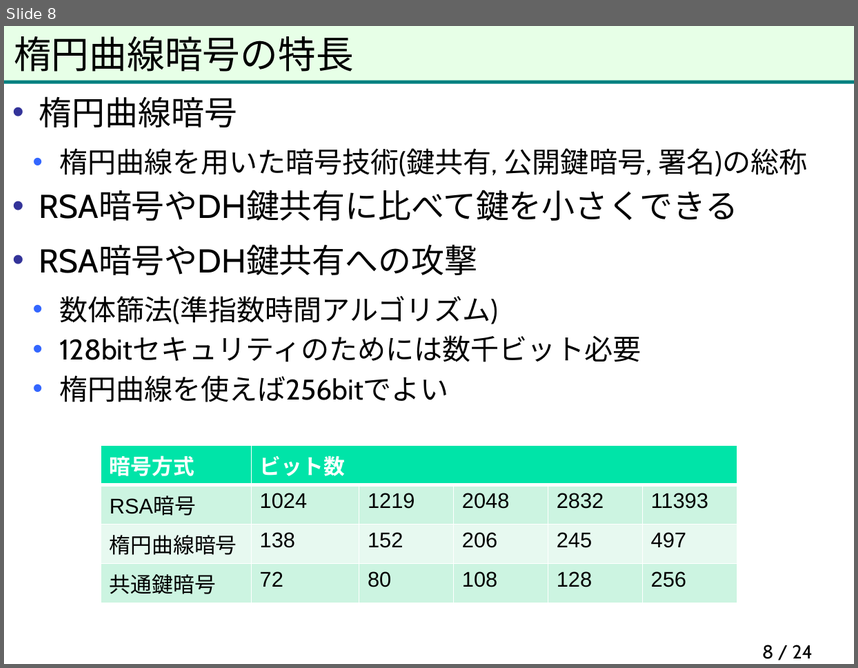
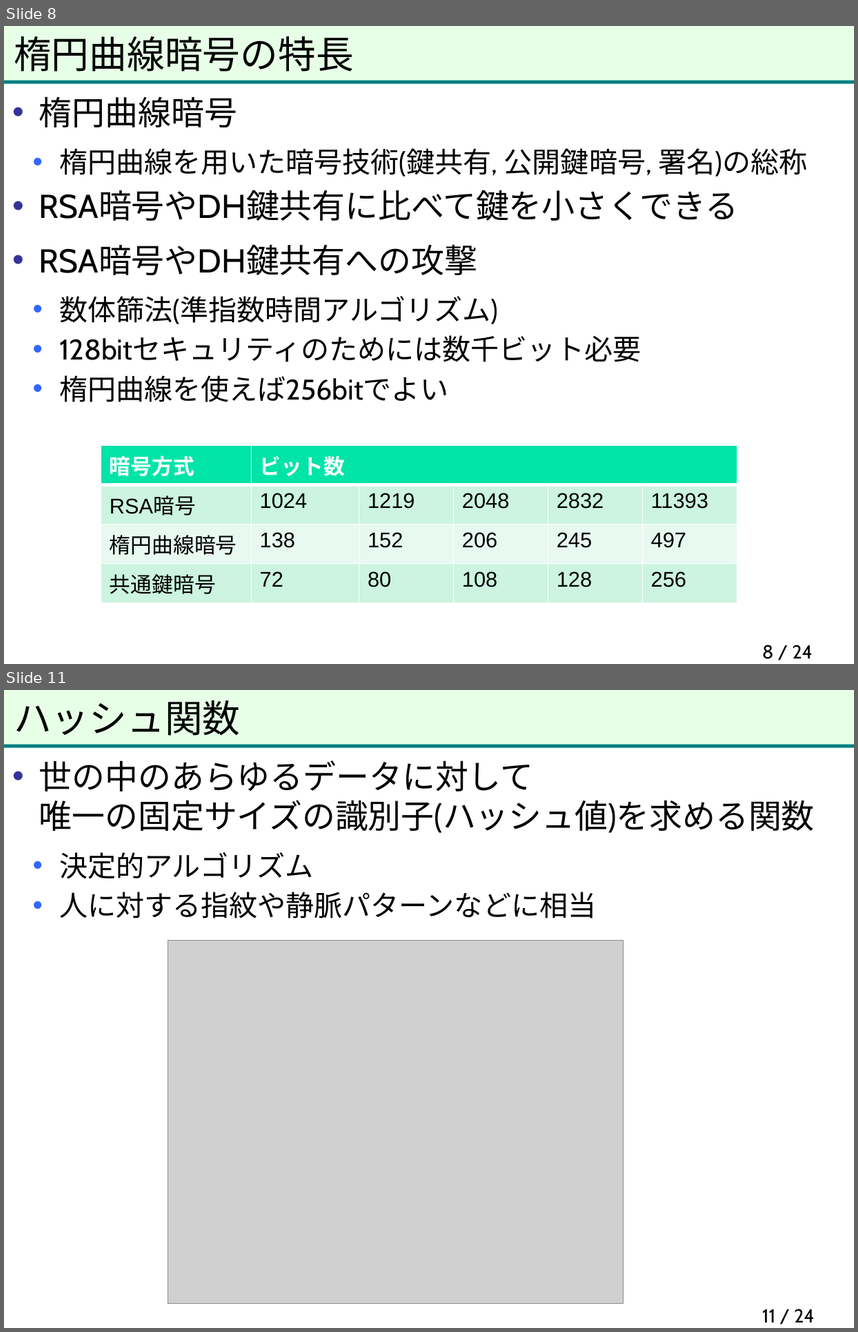
Before and after one commit to herumi/anninbon, a slide deck: lec/anninbon6.pptx. Shown one above the other, each under a label of ours: slide 8 before the commit, slides 8 and 11 after it; the slides between them are not shown. The pictures are 858x668 and 858x1332 pixels, drawn with LibreOffice and Linux fonts; fonts in the diff are those of the drawing; grey boxes stand for pictures; background and template pictures are left out. Boxes give left, top, right and bottom in pixels: in the first picture for what was removed or moved away, otherwise in the second. Text is boxed around its words. In the diff, an @@ line names an element or a change of style, - is before the commit and + after.

```diff
--- a/lec/anninbon6.pptx
+++ b/lec/anninbon6.pptx
@@ slide 11 added at (4, 690, 854, 1328), background #FFFFFF; not listed: 2 template elements that a slide beside it also shows @@
@@ title added at (14, 700, 241, 736), 32 pt, text #000000 @@
+ハッシュ関数
@@ text added at (39, 760, 815, 918), 28 pt, text #000000 @@
+• 世の中のあらゆるデータに対して
+  唯一の固定サイズの識別子(ハッシュ値)を求める関数
+  • 決定的アルゴリズム
+  • 人に対する指紋や静脈パターンなどに相当
@@ picture added at (168, 940, 623, 1304) @@
@@ page number added at (762, 1308, 815, 1322), 16 pt, text #000000 @@
+11 / 24
```
Also in this commit, not shown: 1 slide changed, 5 other slides added.
